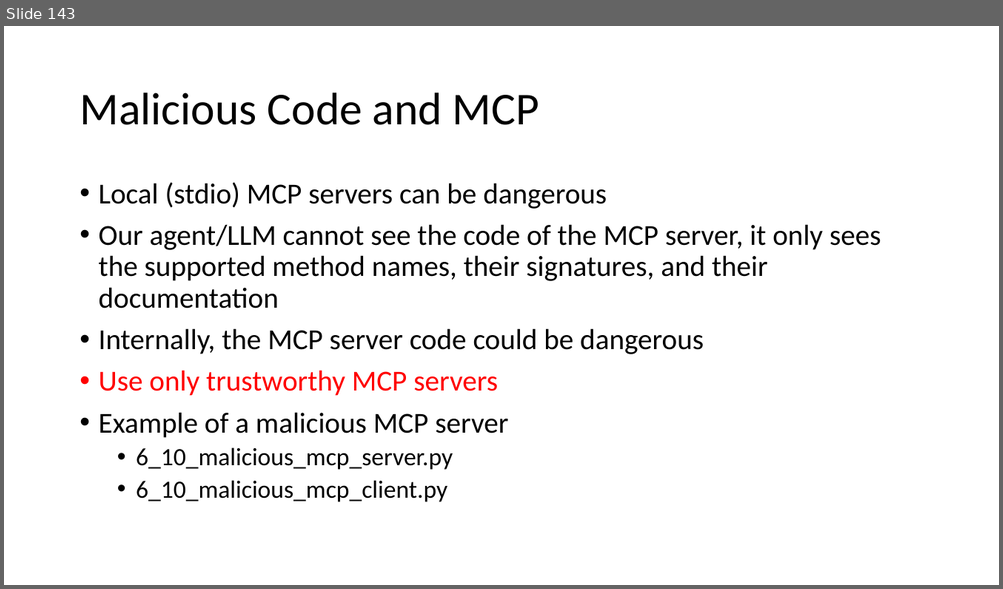
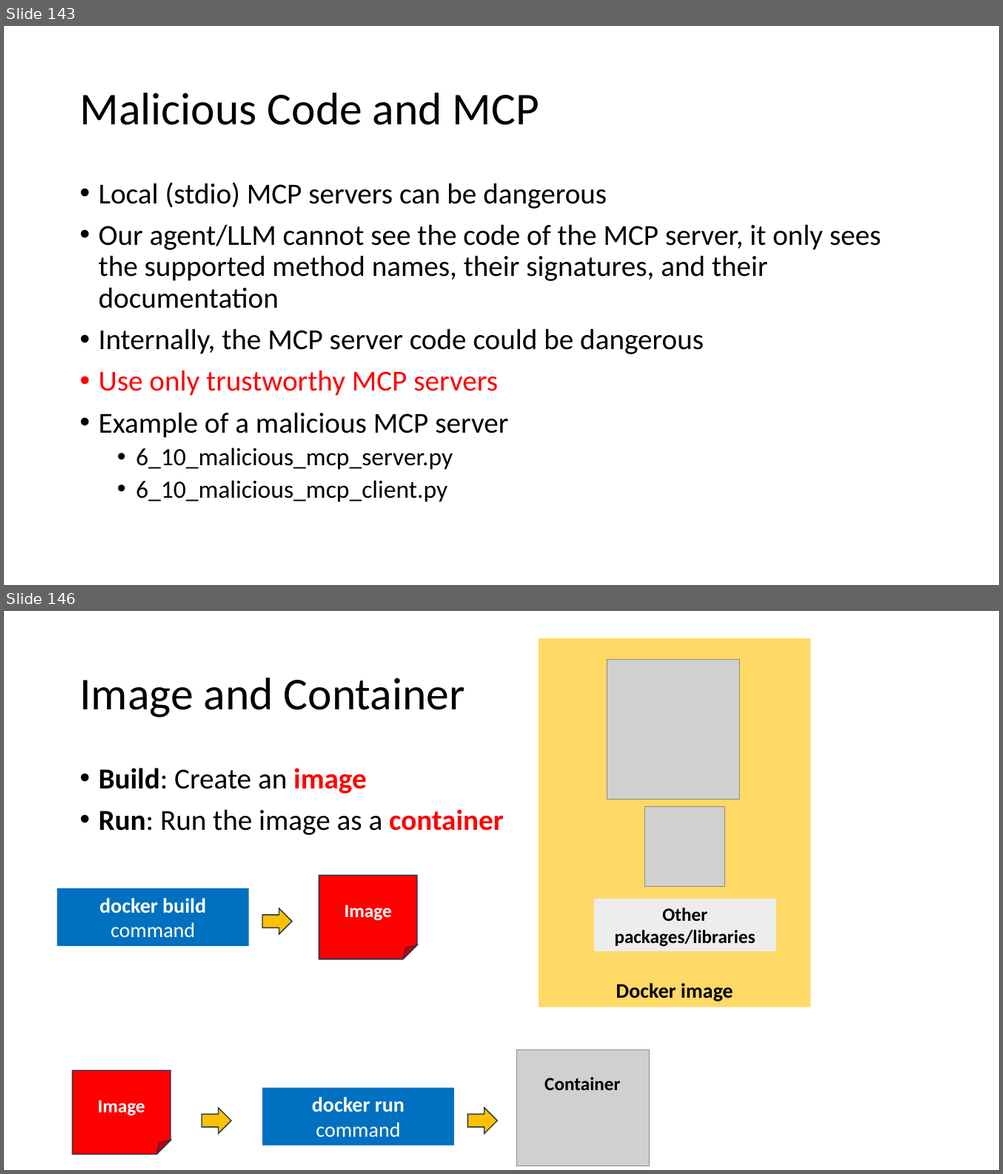
Before and after one commit to atulkahatecdac/agenticai_real, a slide deck: presentation/Agentic AI - Realpage.pptx. Shown one above the other, each under a label of ours: slide 143 before the commit, slides 143 and 146 after it; the slides between them are not shown. The pictures are 1003x589 and 1003x1174 pixels, drawn with LibreOffice and Linux fonts; fonts in the diff are those of the drawing; grey boxes stand for pictures. Boxes give left, top, right and bottom in pixels: in the first picture for what was removed or moved away, otherwise in the second. Text is boxed around its words. In the diff, an @@ line names an element or a change of style, - is before the commit and + after.

```diff
--- a/presentation/Agentic AI - Realpage.pptx
+++ b/presentation/Agentic AI - Realpage.pptx
@@ slide 146 added at (4,611,999,1170), background #FFFFFF @@
@@ group added at (538,638,810,1008): 2 rectangles, 2 pictures @@
+Docker image
+Other packages/libraries
@@ title added at (79,678,465,718), 44 pt, text #000000 @@
+Image and Container
@@ text added at (99,768,504,835), 28 pt, text #000000 @@
+• Build: Create an image
+• Run: Run the image as a container
@@ folded corner added at (318,875,418,960), fill #FF0000, outline #1E3256 1 pt, 18 pt, text #FFFFFF, bold @@
+Image
@@ rectangle added at (57,889,249,946), fill #0070C0, 20 pt, text #FFFFFF, bold @@
+docker build command
@@ right arrow added at (262,908,292,935), fill #FFC000, outline #1E3256 1 pt @@
@@ picture added at (517,1051,649,1167) @@
@@ folded corner added at (73,1071,171,1155), fill #FF0000, outline #1E3256 1 pt, 18 pt, text #FFFFFF, bold @@
+Image
@@ rectangle added at (262,1088,454,1146), fill #0070C0, 20 pt, text #FFFFFF, bold @@
+docker run command
@@ text added at (544,1077,620,1091), 18 pt, text #000000, bold @@
+Container
@@ right arrow added at (202,1108,232,1134), fill #FFC000, outline #1E3256 1 pt @@
@@ right arrow added at (467,1108,497,1134), fill #FFC000, outline #1E3256 1 pt @@
```
Also in this commit, not shown: 2 slides changed, 12 other slides added, 18 other files.
